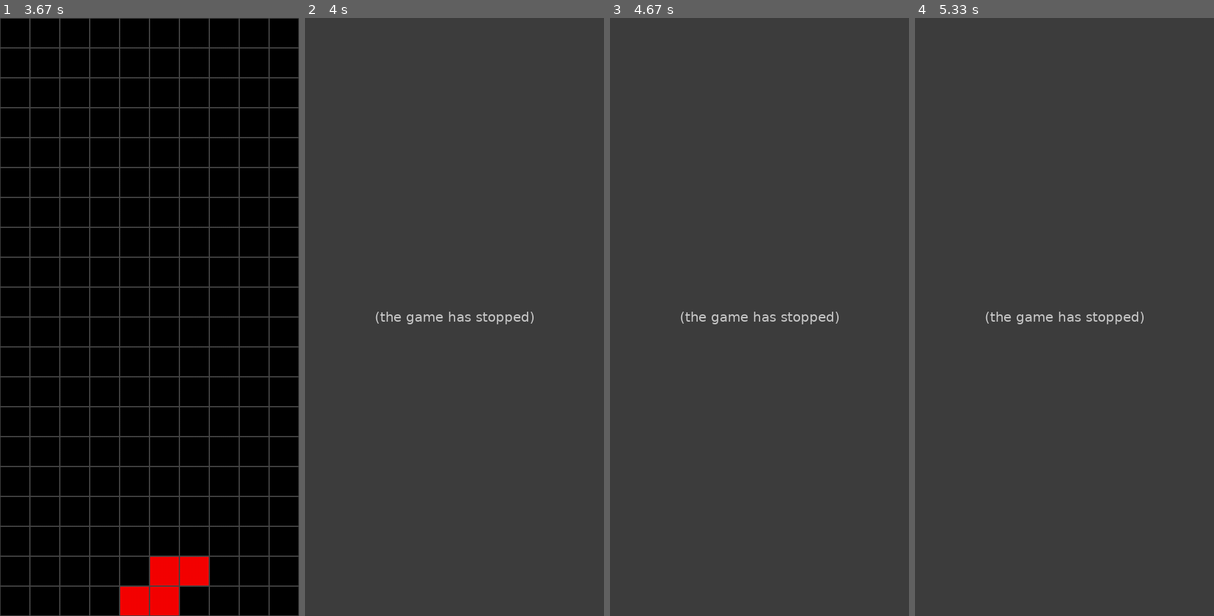
Above: before the commit, frames 1-4 (left to right).
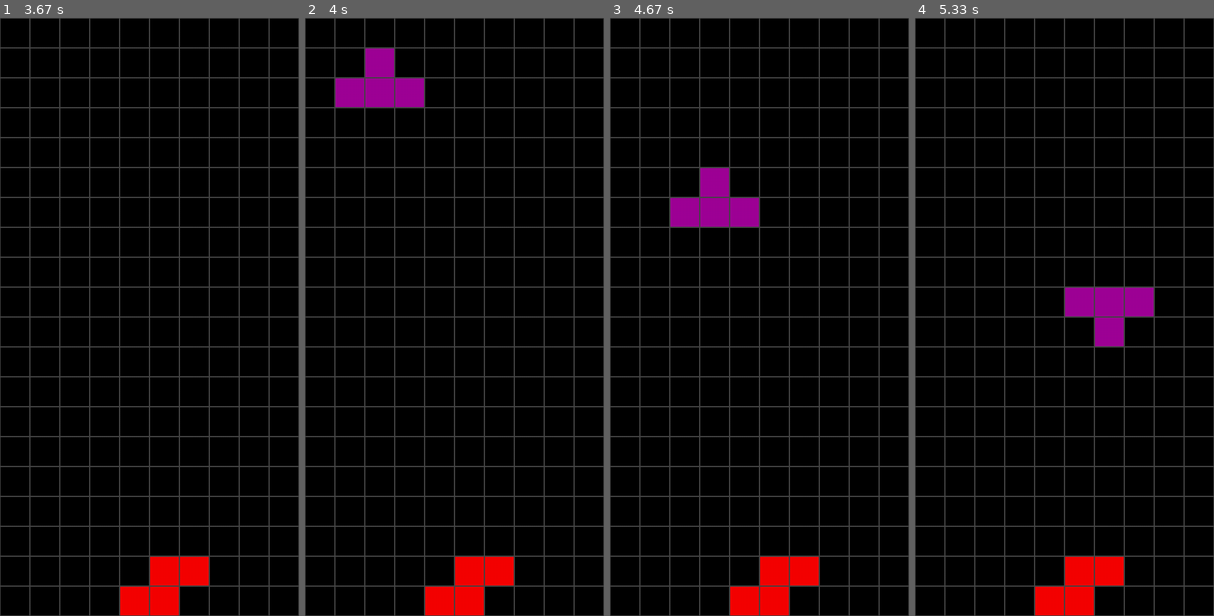
Above: after the commit, the same moments.

Repository: Dymoxz/TetrisAI
Game: pygame game, started from improved.py
The game is run twice, just before and just after one commit, with the same random seed, the same clock (stepped at 60 frames per second) and the same inputs.
Inputs:
- Up to frame 1 (3.67 s): hold Right 0.33-0.8 s; hold Up 0.83-1.3 s; hold Left 1.83-2.37 s; hold Right from 3.23 s (still down)
- Up to frame 2 (4 s): release Right at 3.87 s; hold Left from 3.9 s (still down)
- Up to frame 3 (4.67 s): release Left at 4.37 s; hold Right from 4.4 s (still down)
- Up to frame 4 (5.33 s): release Right at 4.87 s; hold Up 4.9-5.2 s; hold Right from 5.23 s (still down)

Frame 1 is identical in both runs. In frame 2, 91% of the frame differs, in the area x 0-100%, y 0-100%; in frame 3, 91%; in frame 4, 91%.
Error before the commit: IndexError: list index out of range (improved.py line 323); the game stopped at 3.68 s (later frames are placeholders)

Commit message:
Update improved.py

Diff:
--- a/improved.py
+++ b/improved.py
@@ -262,6 +262,19 @@
     return absCoords
 
 
+def clearLines(lines):
+    # lines = ycoord i.e. 3
+    bboard = board
+    for y in lines:
+        for coord in board['shapeCoords']:
+            if coord[1] == y:
+                bboard['shapeCoords'].pop(bboard['shapeCoords'].index(coord))
+                bboard['colours'].pop(bboard['colours'].index(coord))
+    screen.fill(black)
+    DrawBoard()
+    for coord in bboard:
+        RenderShape(bboard['shapeCoords'], bboard['colours'])
+
 # rotaion += 1 zonder te renderen
 # pak die coords
 # if coords in board
@@ -312,15 +325,15 @@
 
         ghostCoords = []
         underY = []
-        for coord in absCoords:
-            if len(board['shapeCoords']) == 0:
-                checkyr = board['bottomCoords']
-            else:
-                checkyr = board['shapeCoords']
-            for coordy in checkyr:
-                if coordy[0] == coord[0]:
-                    underY.append(coordy[1])
-            ghostCoords.append([coord[0], underY[absCoords.index(coord)]])
+        # for coord in absCoords:
+        #     if len(board['shapeCoords']) == 0:
+        #         checkyr = board['bottomCoords']
+        #     else:
+        #         checkyr = board['shapeCoords']
+        #     for coordy in checkyr:
+        #         if coordy[0] == coord[0]:
+        #             underY.append(coordy[1])
+        #     ghostCoords.append([coord[0], underY[absCoords.index(coord)]])
 
         for coord in ghostCoords:
             print(coord)
@@ -337,10 +350,46 @@
                 if bb > 500:
                     dropping = False
                     board['shapeCoords'].extend(absCoords)
+                    board['colours'].extend([currentColour] * len(absCoords))
+
+
+                    # yFill = []
+                    # clearLines = []
+                    # for coords in board['shapeCoords']:
+                    #     yList = []
+                    #     yList.append(coords[1])
+                    #     for i in range(0,19):
+                    #         aaa = yList.count(i)
+                    #         yFill.append(aaa)
+                    # for line in range(0,19):
+                    #     if yFill[line] == 10:
+                    #         clearedline = line
+                    #         clearLines.append(clearedline)
+                    #         removeLine(clearedline)
+                    # bboard = board
+                    # for coords in board['shapeCoords']:
+                    #     if coords[1] > clearedline:
+                    yFill = []
+                    linesToBeCleared = []
+                    for coords in board['shapeCoords']:
+                        yList = []
+                        yList.append(coords[1])
+                        for i in range(0,19):
+                            aaa = yList.count(i)
+                            yFill.append(aaa)
+                    for line in range(0,19):
+                        if yFill[line] == 10:
+                            clearedline = line
+                            linesToBeCleared.append(clearedline)
+                    if len(linesToBeCleared) > 0:
+                        clearLines(linesToBeCleared)
+
+
+
             else:
                 remLastPos(currentShape, x, y,rotation)
                 y += 1
-                absCoords = GetAbsCoords(currentShape, x, y, rotation)
+                absCoords  =GetAbsCoords(currentShape, x, y, rotation)
                 RenderShape(absCoords, currentColour)
                 tLast = 0
                 bb = 0
